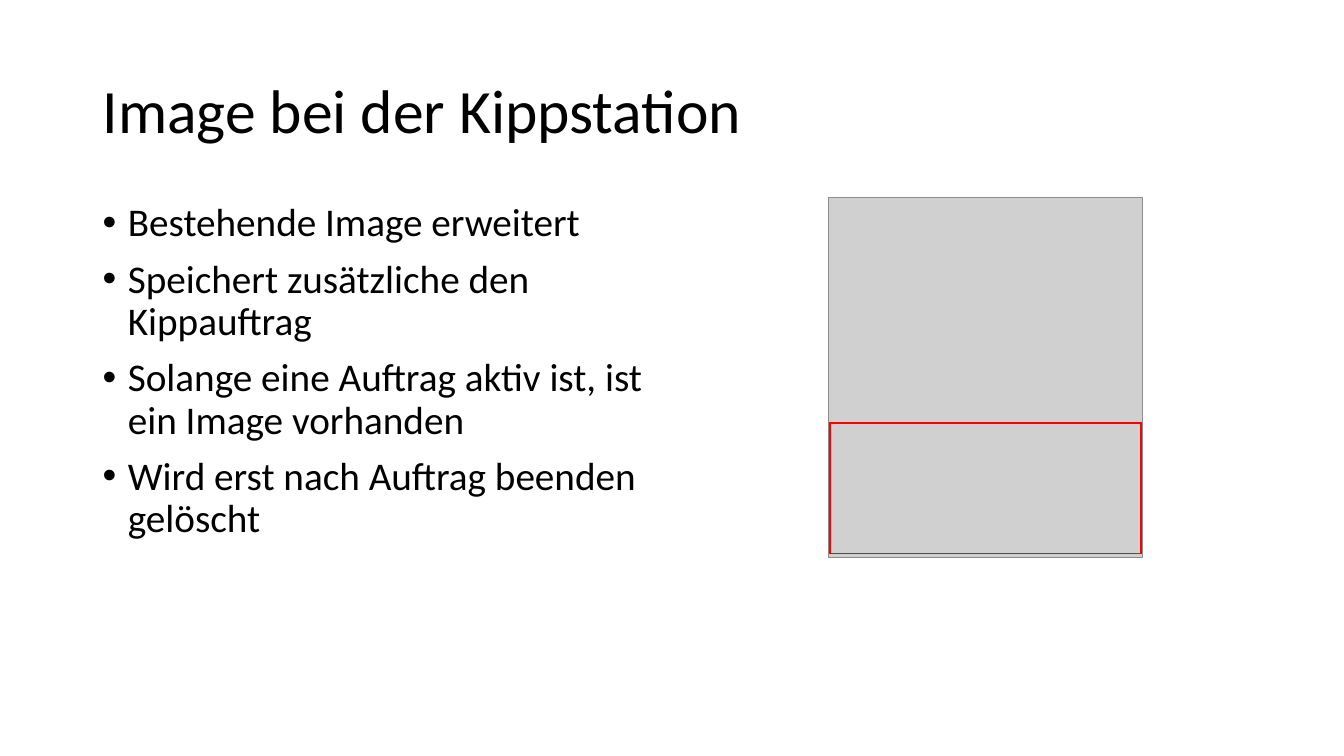
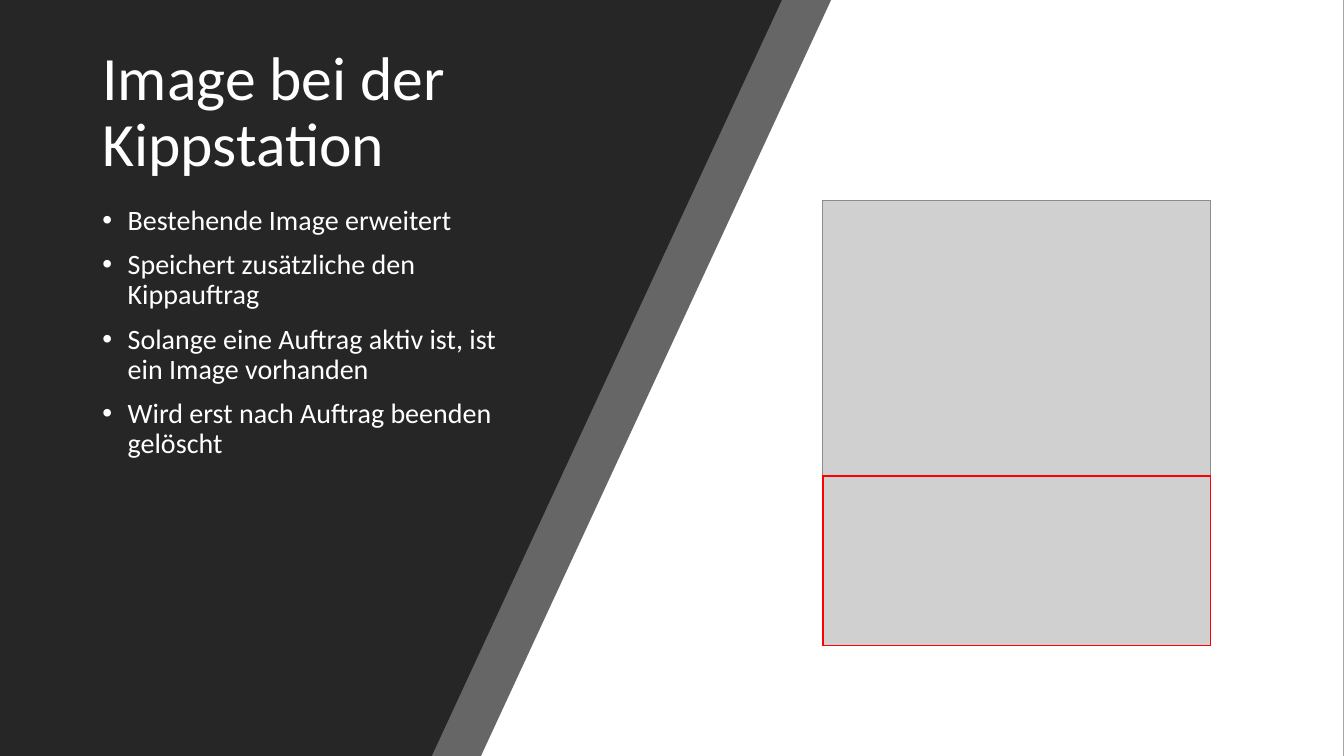
Before and after one commit to AkazeX/Schule, a slide deck: slide 8 of IPA.pptx. Drawn at 1344x756 pixels with LibreOffice and Linux fonts; fonts in the diff are those of the drawing; grey boxes stand for pictures. Boxes give left, top, right and bottom in pixels: in the first picture for what was removed or moved away, otherwise in the second. Text is boxed around its words. In the diff, an @@ line names an element or a change of style, - is before the commit and + after.

```diff
--- a/IPA.pptx
+++ b/IPA.pptx
@@ background #FFFFFF to #000000 @@
@@ rectangle added at box(0, 0, 1344, 756), fill #FFFFFF @@
@@ freeform shape added at box(0, 0, 832, 756), fill #262626 at 70% opacity @@
@@ freeform shape added at box(0, 0, 782, 756), fill #262626 @@
@@ title "Image bei der Kippstation" at box(102, 57, 445, 176): text colour #000000 to #FFFFFF @@
@@ text "Bestehende Image erweitert" at box(128, 210, 495, 458): size 28 to 20 pt, text colour #000000 to #FFFFFF @@
@@ picture: place and size @@
-picture at box(829, 198, 1143, 558)
+picture at box(823, 201, 1211, 645)
@@ rectangle: place and size @@
-rectangle at box(831, 423, 1141, 554)
+rectangle at box(823, 476, 1211, 645)
```
Also in this commit, not shown: 18 other slides changed, 2 slides added, 1 slide removed, 1 other file.
